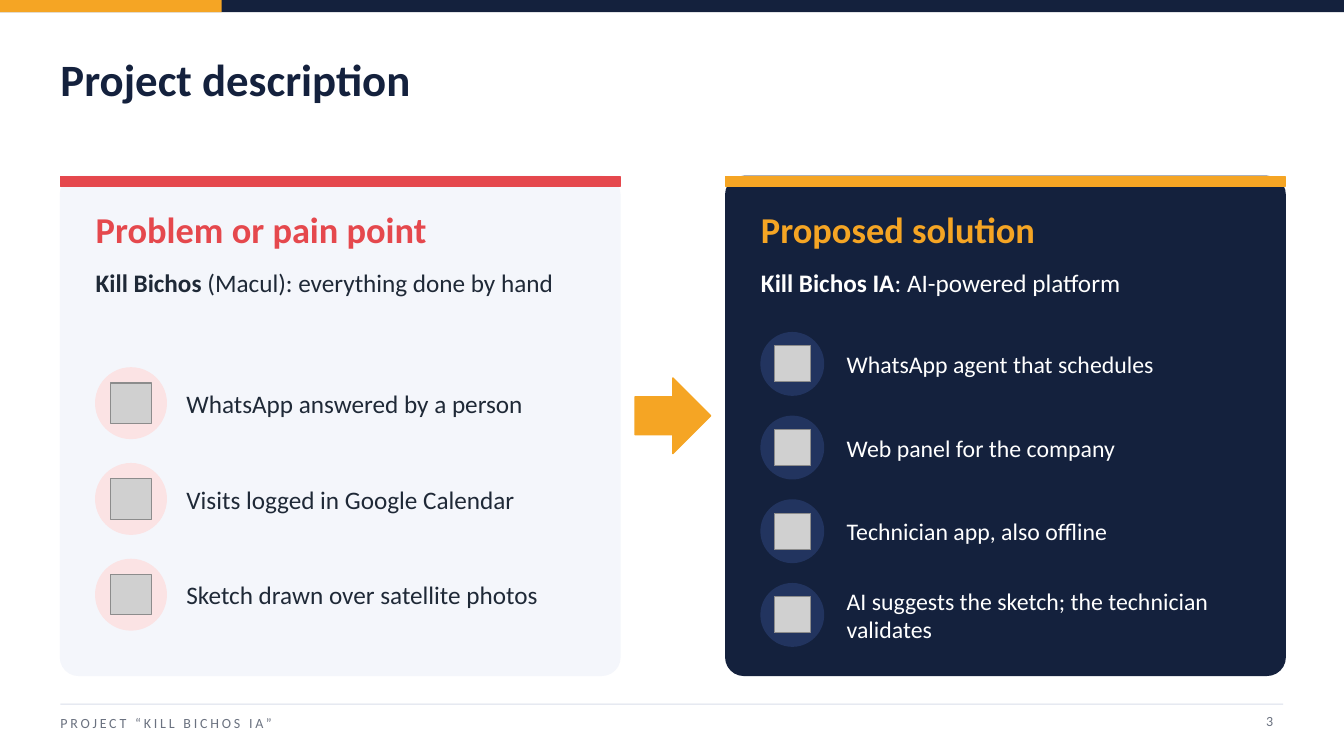
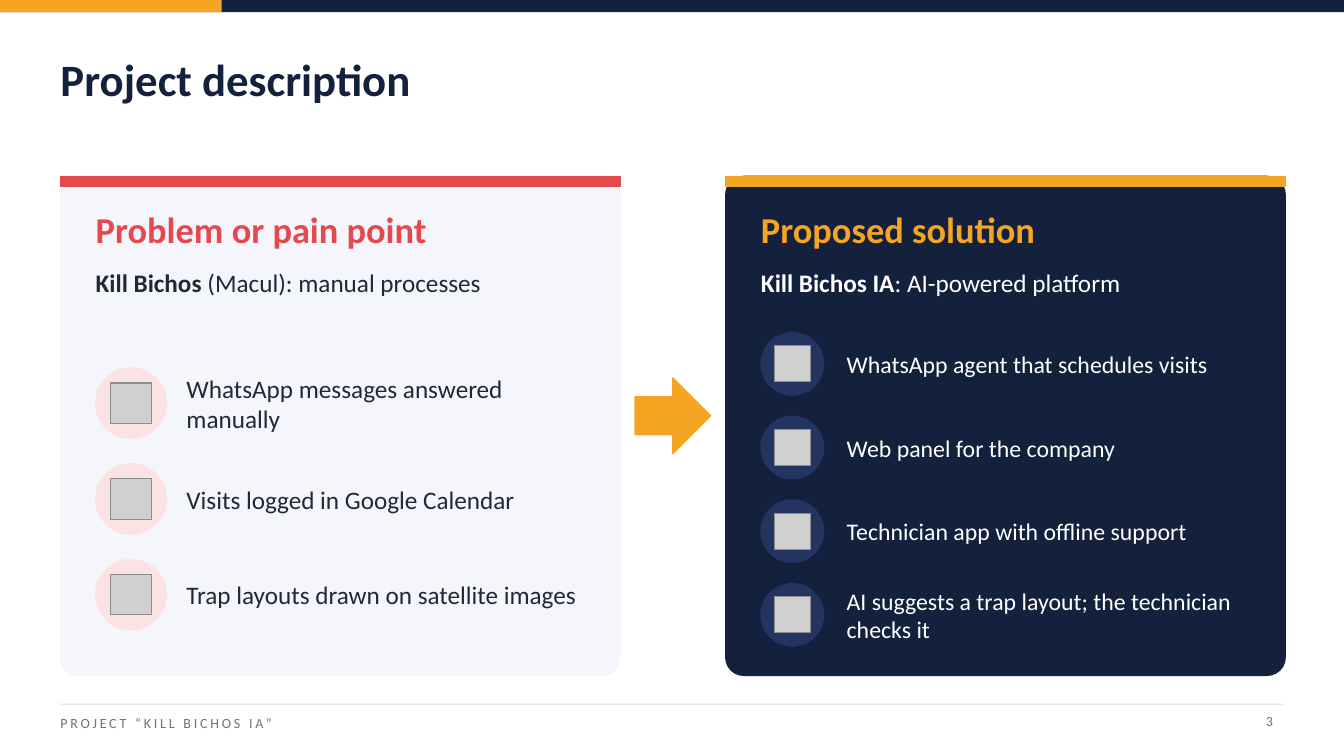
Before and after one commit to j4vierlb/PROYECTO-TESIS-, a slide deck: slide 3 of Fase 3/Evidencias Grupales/Presentación Final del proyecto (Inglés).pptx. Drawn at 1344x756 pixels with LibreOffice and Linux fonts; fonts in the diff are those of the drawing; grey boxes stand for pictures; background and template pictures are left out. Boxes give left, top, right and bottom in pixels: in the first picture for what was removed or moved away, otherwise in the second. Text is boxed around its words. In the diff, an @@ line names an element or a change of style, - is before the commit and + after.

```diff
--- a/Fase 3/Evidencias Grupales/Presentación Final del proyecto (Inglés).pptx
+++ b/Fase 3/Evidencias Grupales/Presentación Final del proyecto (Inglés).pptx
@@ text at [96, 273, 480, 296]: text changed @@
-Kill Bichos (Macul): everything done by hand
+Kill Bichos (Macul): manual processes
@@ text at [847, 356, 1207, 377]: text changed @@
-WhatsApp agent that schedules
+WhatsApp agent that schedules visits
@@ text at [186, 380, 503, 432]: text changed @@
-WhatsApp answered by a person
+WhatsApp messages answered manually
@@ text at [847, 523, 1187, 544]: text changed @@
-Technician app, also offline
+Technician app with offline support
@@ text at [186, 586, 576, 609]: text changed @@
-Sketch drawn over satellite photos
+Trap layouts drawn on satellite images
@@ text at [847, 593, 1231, 638]: text changed @@
-AI suggests the sketch; the technician validates
+AI suggests a trap layout; the technician checks it
```
Also in this commit, not shown: 17 other slides changed, 3 other files.
